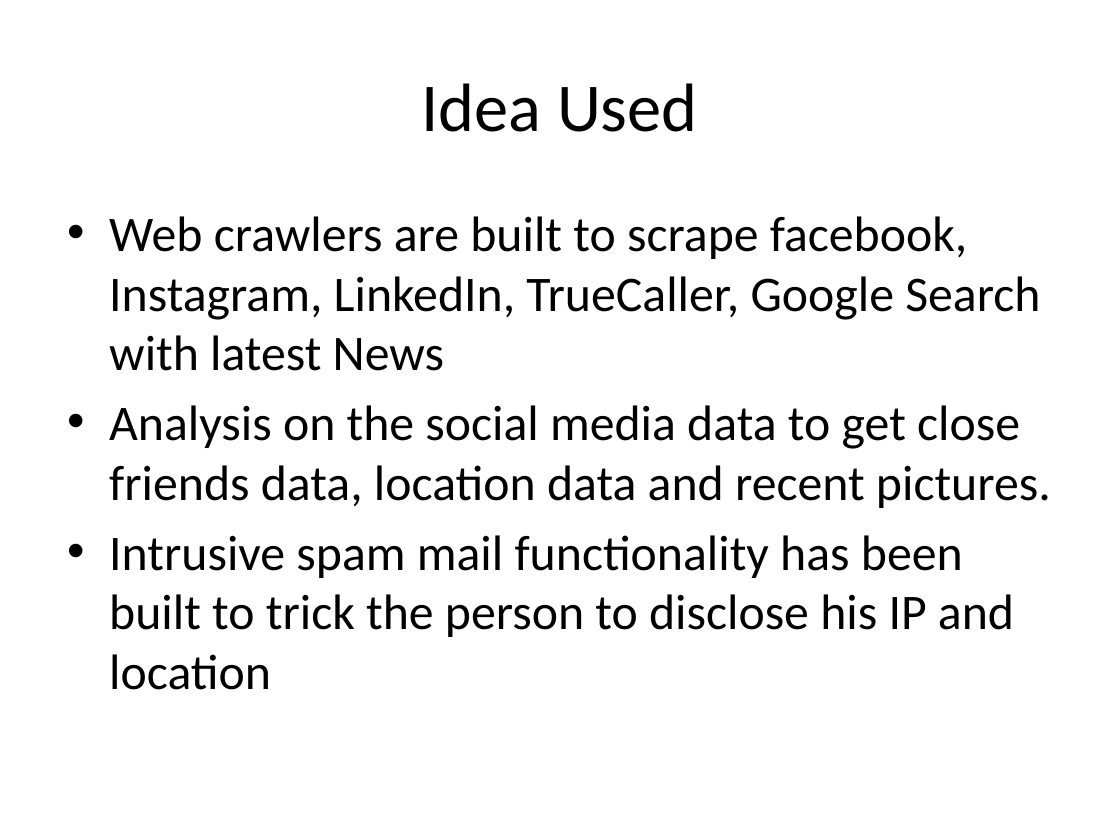
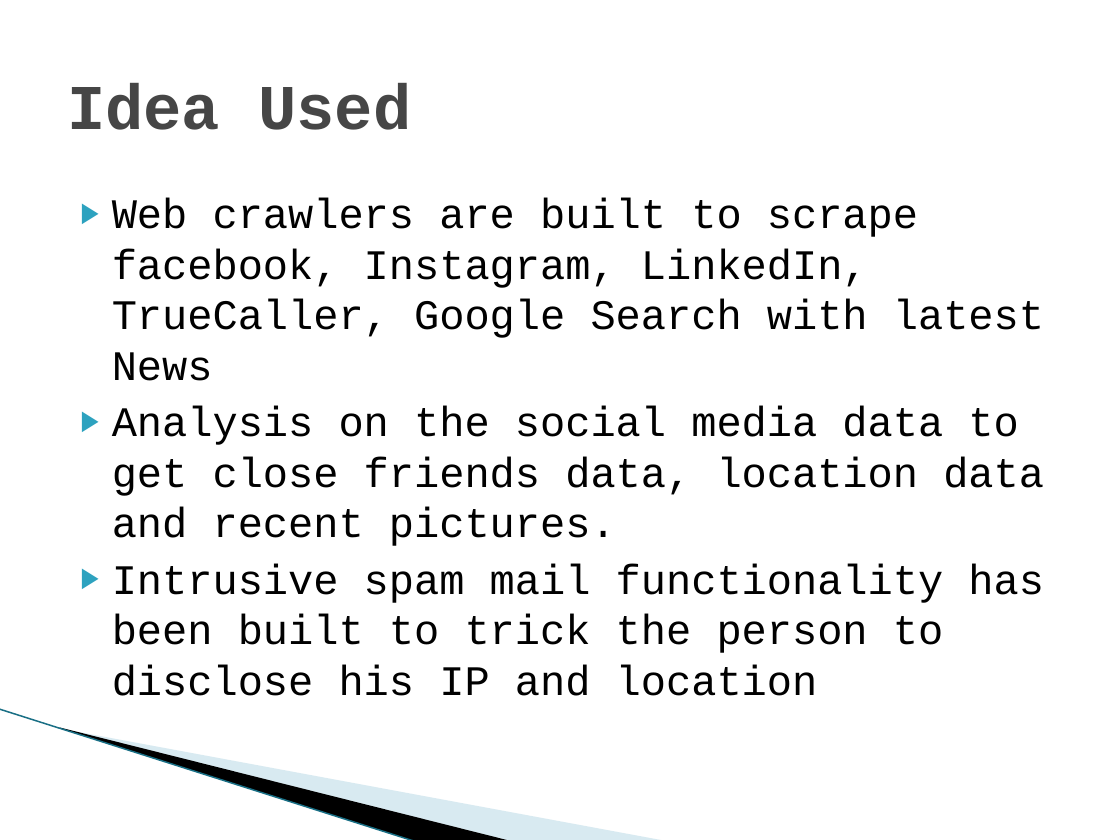
Before and after one commit to vinyaspai98/IndiaPloiceHackathon, a slide deck: slide 3 of Pranath/final ppt iph.pptx. Drawn at 1120x840 pixels with LibreOffice and Linux fonts; fonts in the diff are those of the drawing; background and template pictures are left out. Boxes give left, top, right and bottom in pixels: in the first picture for what was removed or moved away, otherwise in the second. Text is boxed around its words. In the diff, an @@ line names an element or a change of style, - is before the commit and + after.

```diff
--- a/Pranath/final ppt iph.pptx
+++ b/Pranath/final ppt iph.pptx
@@ title "Idea Used" at box(67, 83, 411, 130): size 44 to 41 pt, font Calibri to Courier New, text colour #000000 to #464646, bold on; alignment centre to left @@
@@ text "Web crawlers are built to ...": place and size @@
-text "Web crawlers are built to ..." at box(109, 216, 1051, 690)
+text "Web crawlers are built to ..." at box(112, 198, 1044, 696)
@@ text "Web crawlers are built to ..." at box(112, 198, 1044, 696): size 32 to 27 pt, font Calibri to Courier New; bullet • to ▶; less space between paragraphs @@
@@ freeform shape added at box(87, 613, 553, 790), fill #A0CBDC at 40% opacity @@
@@ freeform shape added at box(0, 709, 459, 812), fill #000000 @@
@@ line added from (0, 709) to (416, 840), #97C5D8 0.95 pt @@
```
Also in this commit, not shown: 3 other slides changed, 3 slides added, 2 slides removed.
